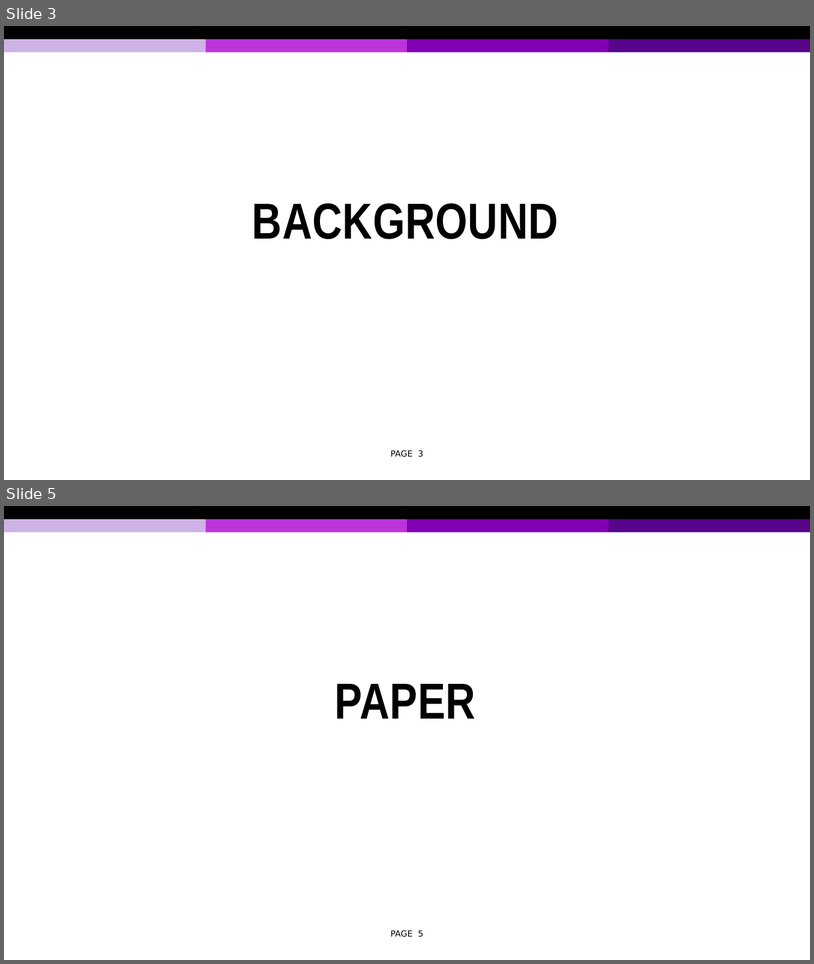
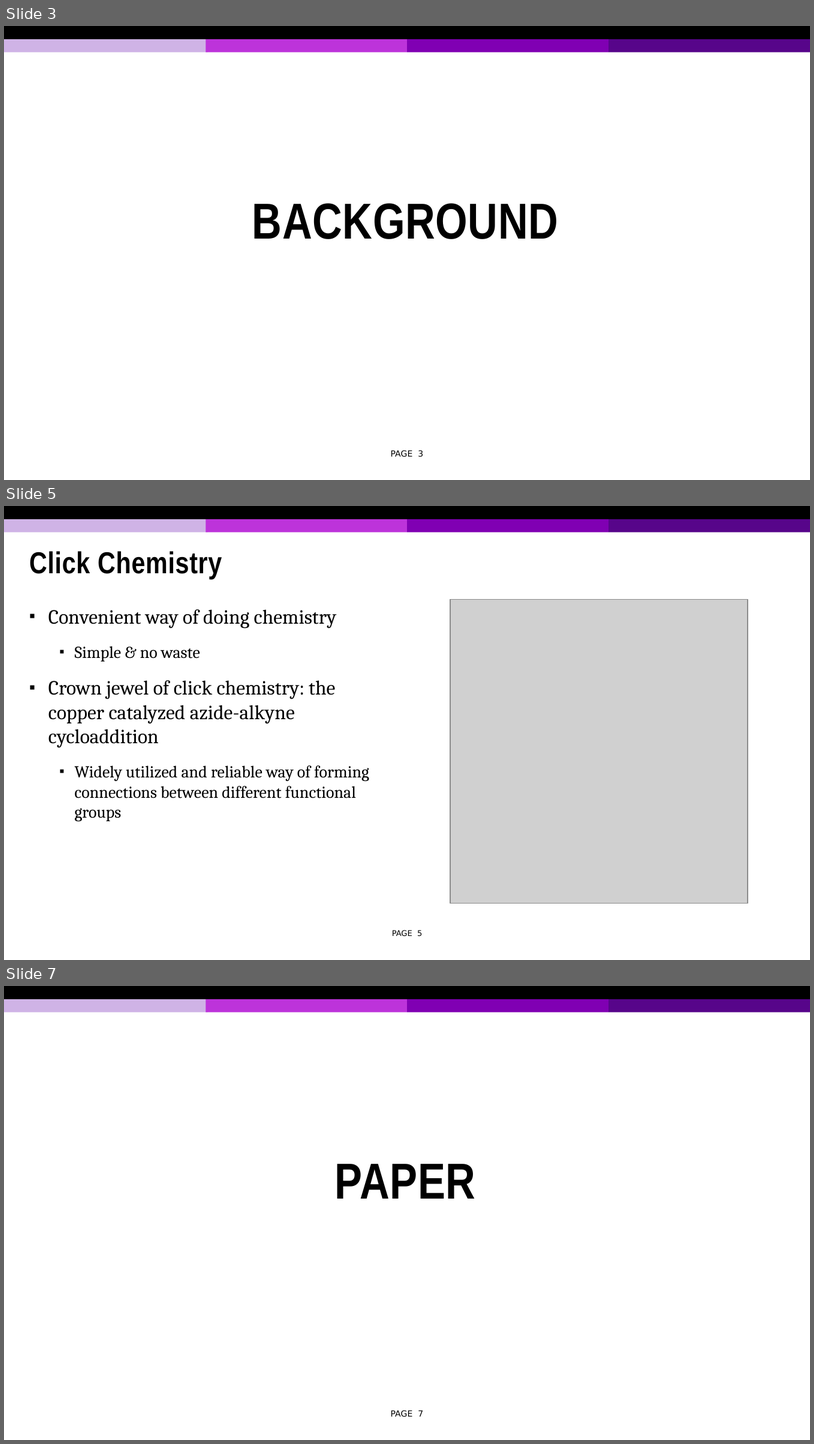
Before and after one commit to tonymin/ECE730, a slide deck: Presentation 2.pptx. Shown one above the other, each under a label of ours: slides 3 and 5 before the commit, slides 3, 5 and 7 after it; the slides between them are not shown. The pictures are 814x964 and 814x1444 pixels, drawn with LibreOffice and Linux fonts; fonts in the diff are those of the drawing; grey boxes stand for pictures; background and template pictures are left out. Boxes give left, top, right and bottom in pixels: in the first picture for what was removed or moved away, otherwise in the second. Text is boxed around its words. In the diff, an @@ line names an element or a change of style, - is before the commit and + after.

```diff
--- a/Presentation 2.pptx
+++ b/Presentation 2.pptx
@@ slide 5 added at box(4, 506, 810, 960), background #FFFFFF; not listed: 5 template elements that a slide beside it also shows @@
@@ title added at box(29, 551, 222, 579), 27 pt, text #000000, bold @@
+Click Chemistry
@@ text added at box(48, 609, 369, 821), 18 pt, text #000000 @@
+▪ Convenient way of doing chemistry
+  ▪ Simple & no waste
+▪ Crown jewel of click chemistry: the copper catalyzed azide-alkyne cycloaddition
+  ▪ Widely utilized and reliable way of forming connections between different functional groups
@@ picture added at box(451, 600, 749, 904) @@
@@ page number added at box(392, 930, 422, 936), 7 pt, text #000000 @@
+PAGE 5
@@ what was slide 5 is now slide 7 @@
@@ page number at box(391, 1410, 423, 1417): text changed @@
-PAGE 5
+PAGE 7
```
Also in this commit, not shown: 1 slide changed, 4 other slides added, 1 slide removed, 1 other file.
